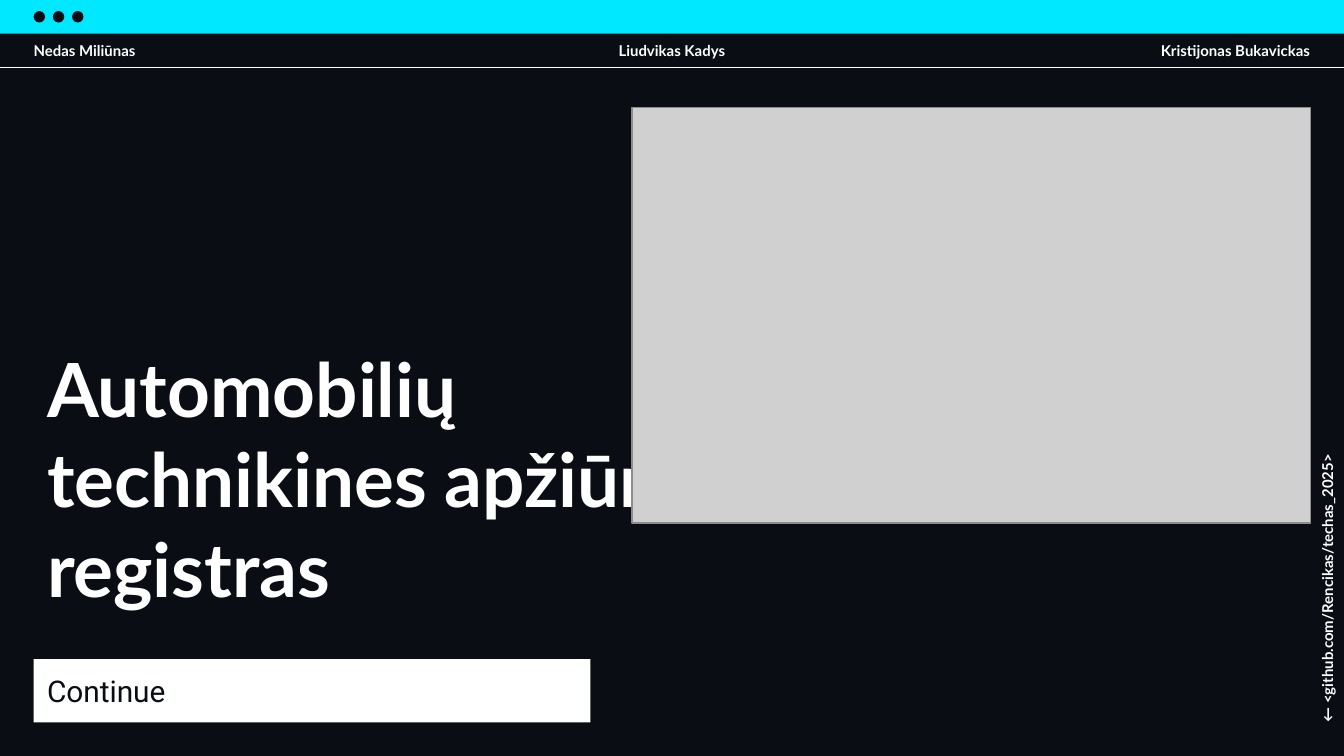
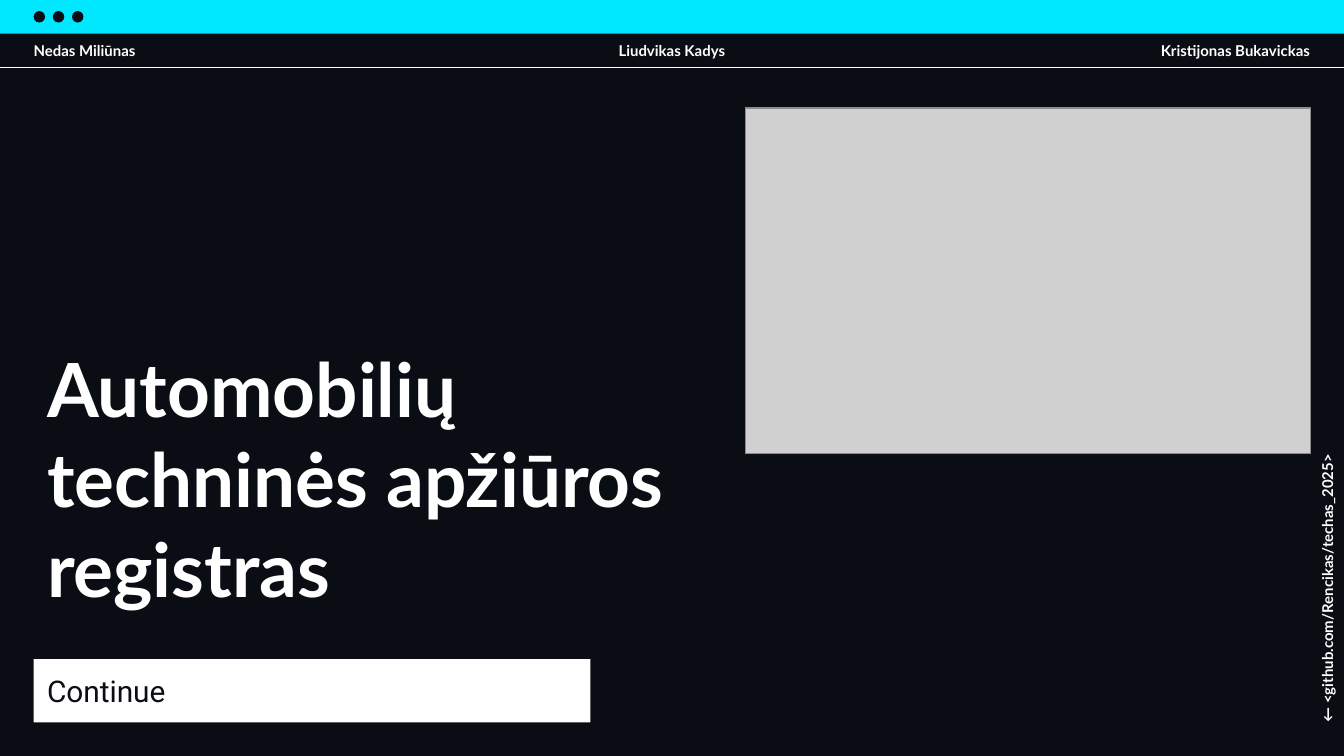
Before and after one commit to Rencikas/techas_2025, a slide deck: slide 1 of IT_Projektas.pptx. Drawn at 1344x756 pixels with LibreOffice and Linux fonts; fonts in the diff are those of the drawing; grey boxes stand for pictures. Boxes give left, top, right and bottom in pixels: in the first picture for what was removed or moved away, otherwise in the second. Text is boxed around its words. In the diff, an @@ line names an element or a change of style, - is before the commit and + after.

```diff
--- a/IT_Projektas.pptx
+++ b/IT_Projektas.pptx
@@ picture: place and size @@
-picture at [632,108,1310,523]
+picture at [746,108,1310,453]
@@ title at [47,361,663,610]: text changed @@
-Automobilių technikines apžiūros registras
+Automobilių techninės apžiūros registras
```
Also in this commit, not shown: 5 other slides changed, 1 slide added, 1 other file.
